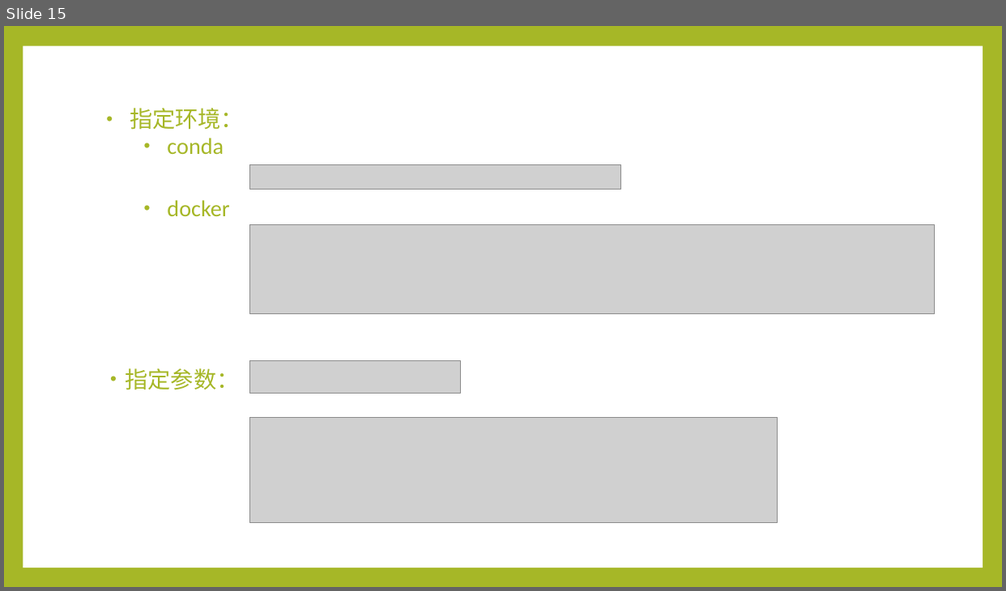
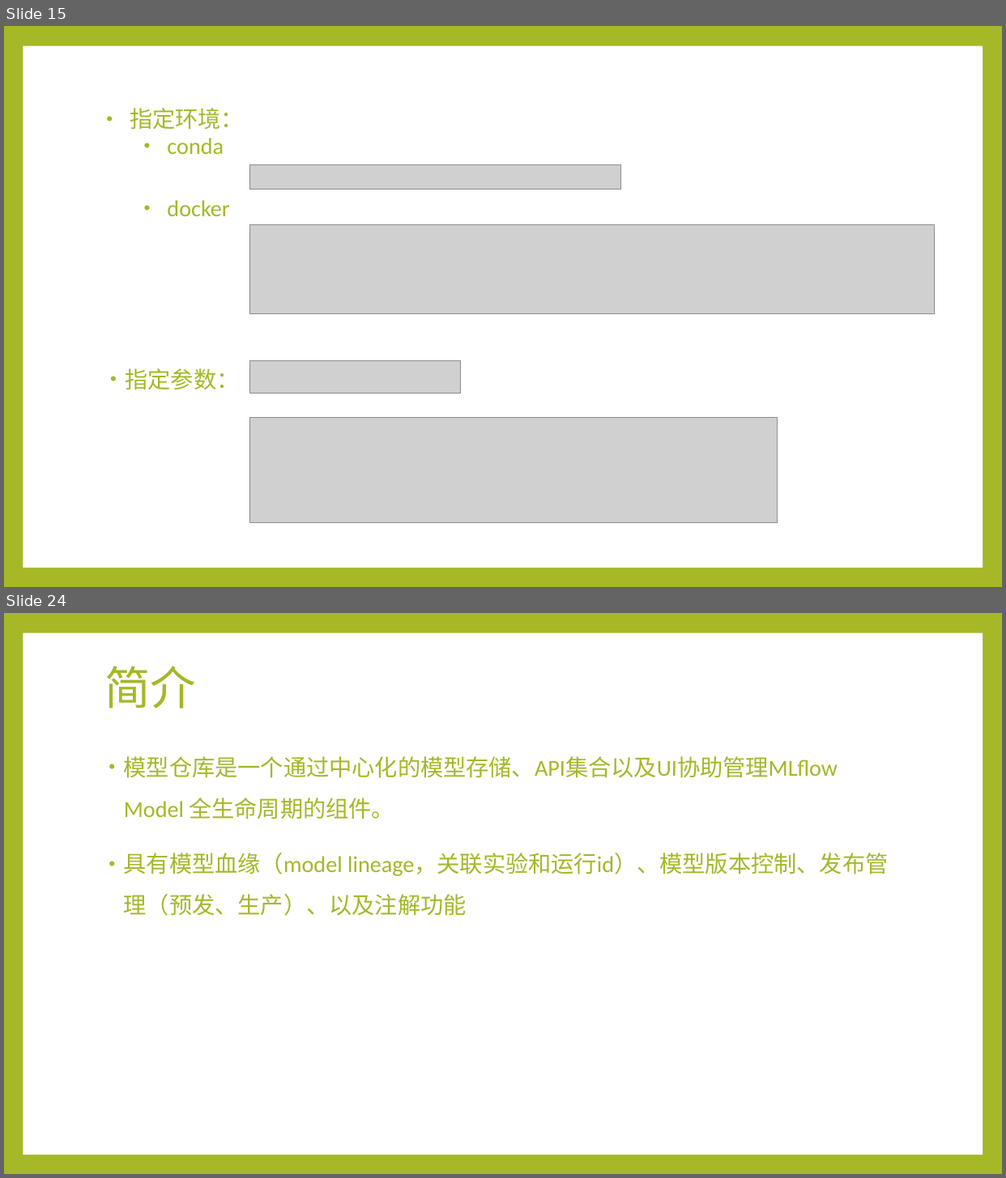
Before and after one commit to Alan-buaa/book, a slide deck: mlflow/MLflowpptx.pptx. Shown one above the other, each under a label of ours: slide 15 before the commit, slides 15 and 24 after it; the slides between them are not shown. The pictures are 1006x591 and 1006x1178 pixels, drawn with LibreOffice and Linux fonts; fonts in the diff are those of the drawing; grey boxes stand for pictures. Boxes give left, top, right and bottom in pixels: in the first picture for what was removed or moved away, otherwise in the second. Text is boxed around its words. In the diff, an @@ line names an element or a change of style, - is before the commit and + after.

```diff
--- a/mlflow/MLflowpptx.pptx
+++ b/mlflow/MLflowpptx.pptx
@@ slide 24 added at (4,613,1002,1174), background #A6B727; not listed: 1 template element that a slide beside it also shows @@
@@ title added at (104,666,196,709), 44 pt, text #A6B727 @@
+简介
@@ text added at (124,756,888,916), 22 pt, text #A6B727 @@
+• 模型仓库是一个通过中心化的模型存储、API集合以及UI协助管理MLflow Model 全生命周期的组件。
+• 具有模型血缘（model lineage，关联实验和运行id）、模型版本控制、发布管理（预发、生产）、以及注解功能
```
Also in this commit, not shown: 3 slides changed, 13 other slides added, 1 slide removed.
